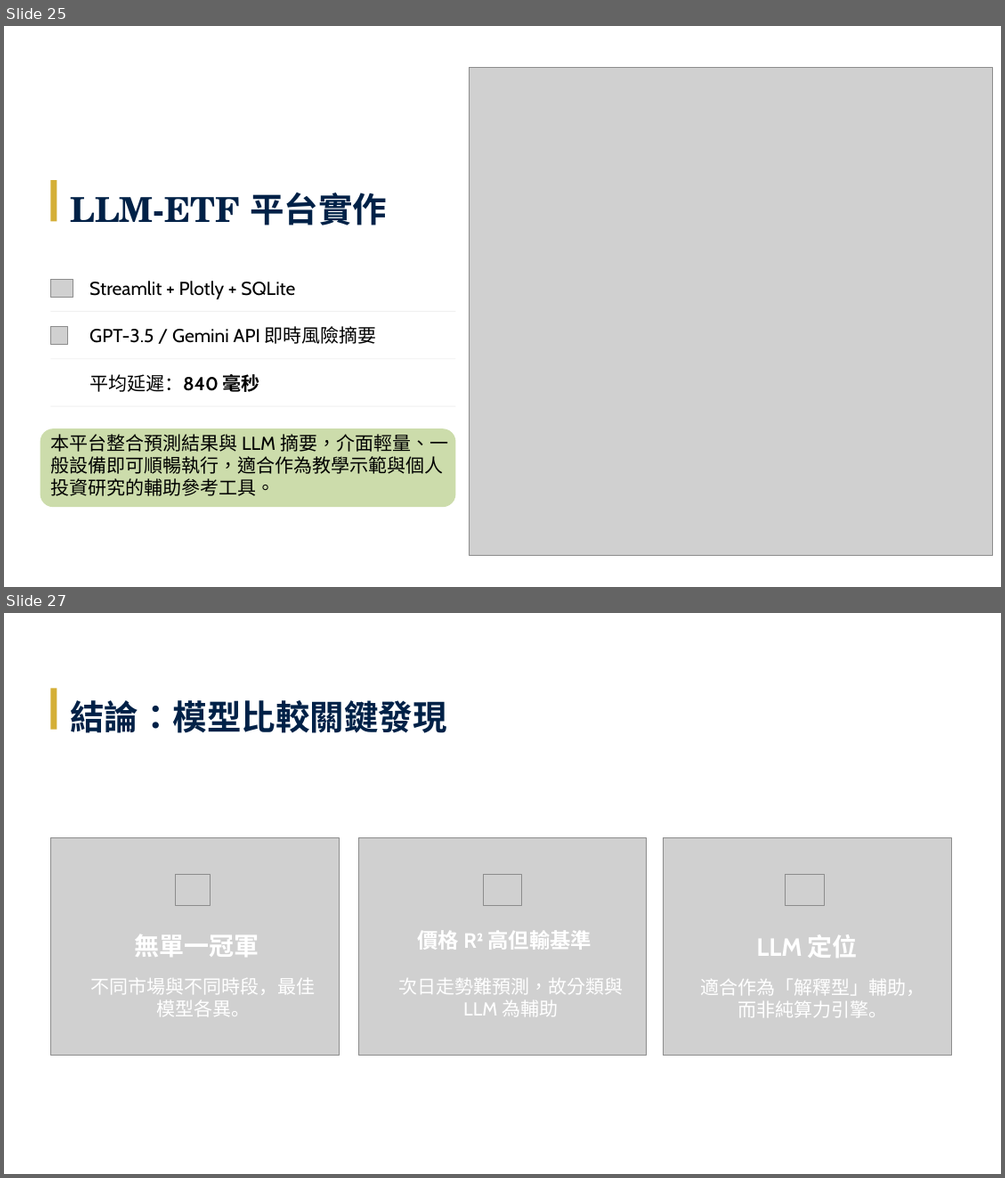
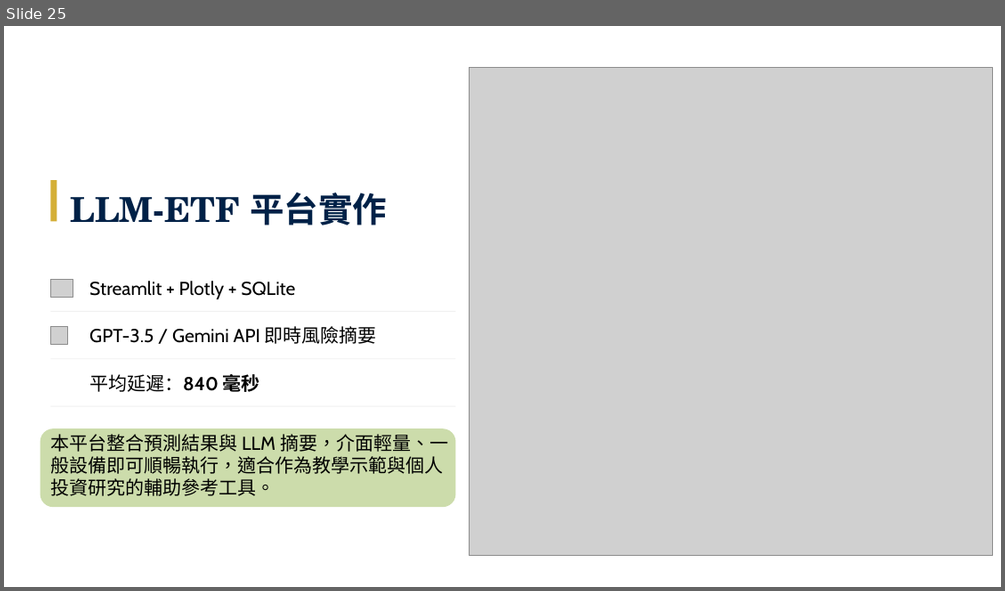
Before and after one commit to Tzu-Lin/ETF-AI-Project, a slide deck: 林子瑜-LLM_ETF_修訂五版_v20260609.pptx. Shown one above the other, each under a label of ours: slides 25 and 27 before the commit, slide 25 after it; the slides between them are not shown. The pictures are 1005x1178 and 1005x591 pixels, drawn with LibreOffice and Linux fonts; fonts in the diff are those of the drawing; grey boxes stand for pictures; background and template pictures are left out. Boxes give left, top, right and bottom in pixels: in the first picture for what was removed or moved away, otherwise in the second. Text is boxed around its words. In the diff, an @@ line names an element or a change of style, - is before the commit and + after.

```diff
--- a/林子瑜-LLM_ETF_修訂五版_v20260609.pptx
+++ b/林子瑜-LLM_ETF_修訂五版_v20260609.pptx
@@ slide 27 removed at (4, 613, 1001, 1174), background #FFFFFF @@
@@ rectangle removed at (50, 689, 57, 730) @@
@@ text removed at (70, 700, 446, 733) @@
-結論：模型比較關鍵發現
@@ picture removed at (50, 837, 339, 1055) @@
@@ picture removed at (358, 837, 647, 1055) @@
@@ picture removed at (663, 837, 951, 1055) @@
@@ picture removed at (175, 874, 210, 906) @@
@@ picture removed at (484, 874, 522, 906) @@
@@ picture removed at (785, 875, 825, 906) @@
@@ text removed at (417, 931, 592, 949) @@
-價格 R² 高但輸基準
@@ text removed at (135, 934, 259, 957) @@
-無單一冠軍
@@ text removed at (756, 934, 858, 957) @@
-LLM 定位
@@ text removed at (91, 978, 316, 1016) @@
-不同市場與不同時段，最佳模型各異。
@@ text removed at (398, 978, 623, 1016) @@
-次日走勢難預測，故分類與 LLM 為輔助
@@ text removed at (701, 979, 925, 1017) @@
-適合作為「解釋型」輔助，而非純算力引擎。
```
Also in this commit, not shown: 2 slides changed, 1 other file.
